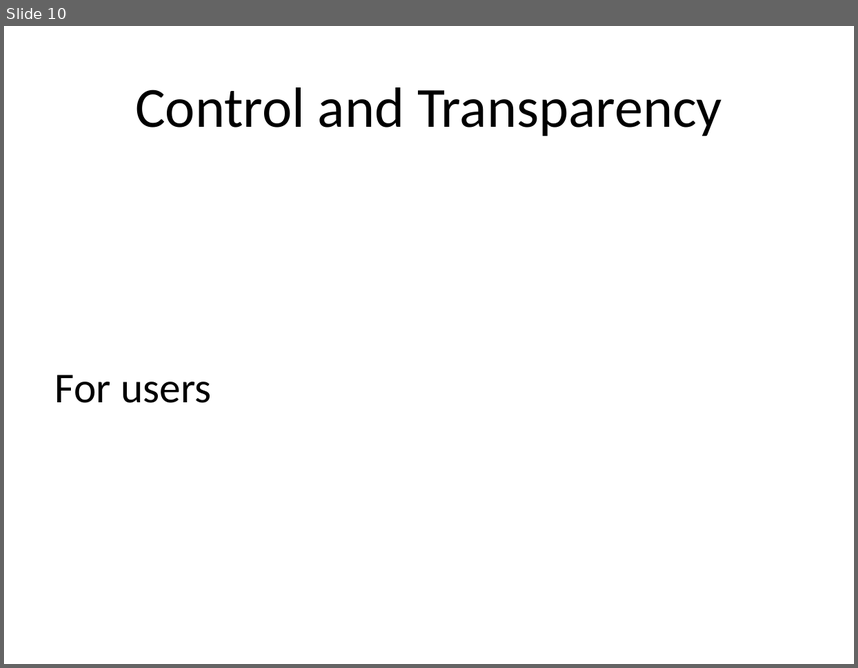
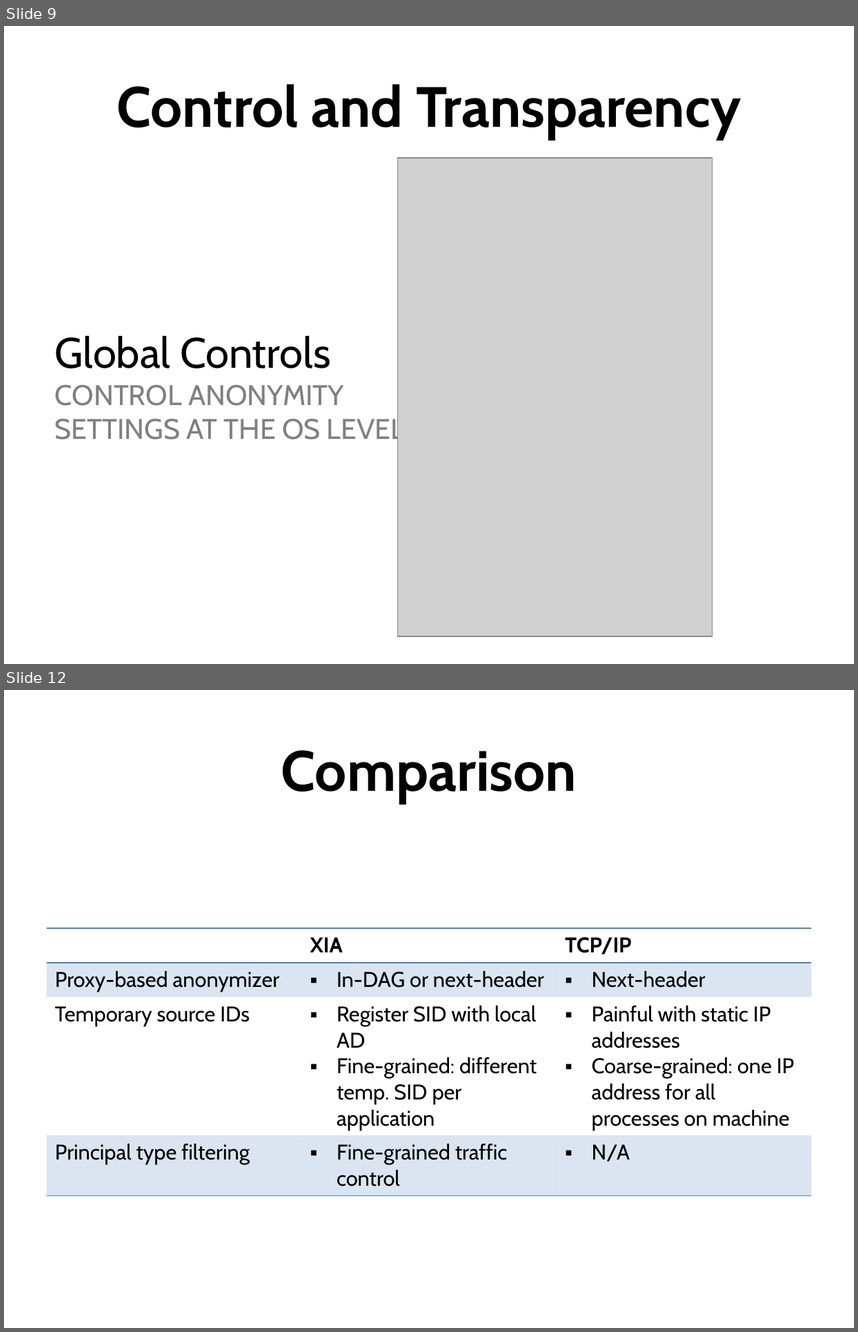
Before and after one commit to nfeltman/XIAnon, a slide deck: Presentation/Anonymity In XIA.pptx. Shown one above the other, each under a label of ours: slide 10 before the commit, slides 9 and 12 after it; the slides between them are not shown. The pictures are 858x668 and 858x1332 pixels, drawn with LibreOffice and Linux fonts; fonts in the diff are those of the drawing; grey boxes stand for pictures. Boxes give left, top, right and bottom in pixels: in the first picture for what was removed or moved away, otherwise in the second. Text is boxed around its words. In the diff, an @@ line names an element or a change of style, - is before the commit and + after.

Commit message:
Finished draft of slides. Stole Kayvon font, I think: PDF included so you can see.

```diff
--- a/Presentation/Anonymity In XIA.pptx
+++ b/Presentation/Anonymity In XIA.pptx
@@ slide 12 added at [4, 690, 854, 1328], background #FFFFFF @@
@@ title added at [281, 750, 577, 804], 48 pt, text #000000, bold @@
+Comparison
@@ table added at [47, 928, 811, 1189], 4 rows, 3 columns @@
+ | XIA | TCP/IP
+Proxy-based anonymizer | In-DAG or next-header | Next-header
+Temporary source IDs | Register SID with local AD / Fine-grained: different temp. SID per application | Painful with static IP addresses / Coarse-grained: one IP address for all processes on machine
+Principal type filtering | Fine-grained traffic control | N/A
@@ what was slide 10 is now slide 9 @@
@@ slide 9 changed as well @@
@@ title "Control and Transparency" at [117, 84, 741, 140]: font Calibri to Cabin, bold on @@
@@ picture added at [397, 158, 712, 637] @@
@@ text at [55, 335, 405, 446]: text changed; size 36 to 24 pt; font Calibri to Cabin; text colour #000000 to #808080 @@
-For users
+Global Controls
+  CONTROL ANONYMITY
+  SETTINGS AT THE OS LEVEL
```
Also in this commit, not shown: 8 other slides changed, 4 other slides added, 2 slides removed, 1 other file.
